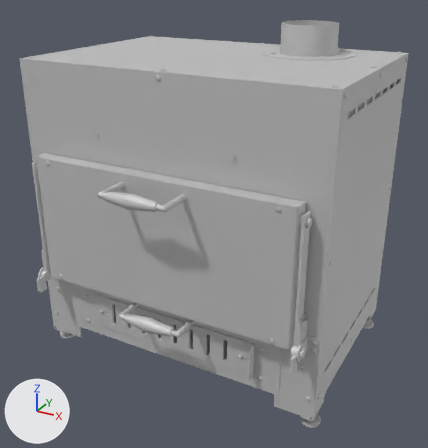
The glTF model yamay-horno/horno.glb as it was, and as the next commit left it.
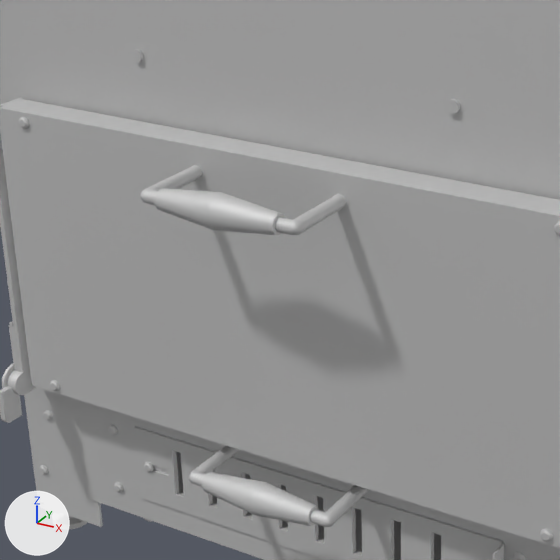
The first picture shows the older version from a 50 mm camera at (0.603, -1.12, 0.82) aimed at (0.023, -0.066, 0.293). The close-ups show the older and then the newer version on the part from 9% to 65% of the width and 25% to 78% of the height of that picture. Only the edits that show in the close-ups are written down. Lighting does not change. The marker at lower left points along +X, +Y and +Z. Where no turn or scale is listed for an object, it has been applied to the vertices. Vertices at exactly the same position are counted once.

In view in the first close-up: 'Asklada U#1', 'Asklada front#1', 'Fjaderarm vanster#1', 'Front#1', 'Gangjarnsora vanster#1', 'Handtag fjader#ask#1', 'Handtag fjader#lucka#1', 'Lucka front#1', 'Lucka insida#1', 'Spjall#1' and 16 more.
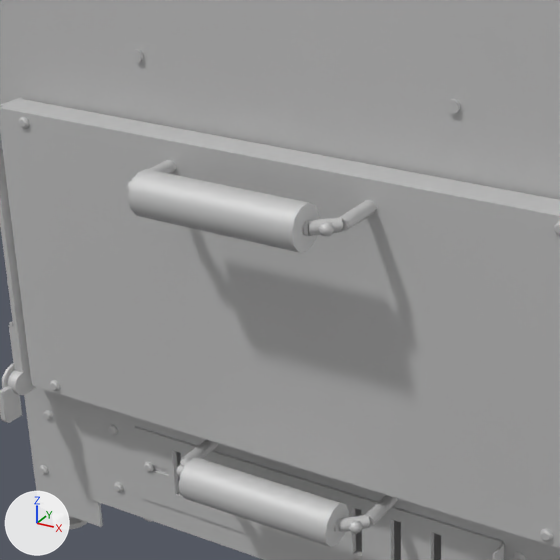
Changed parts and their boxes (x1, y1, x2, y2) in the close-ups (560 x 560 px):
'Handtag fjader#lucka#1', reshaped, moved (21% wider, 29% taller): before (140, 165, 346, 236); after (126, 160, 376, 252)
'Handtag fjader#ask#1', reshaped, moved: before (188, 446, 369, 527); after (176, 439, 398, 547)
part 1 of me_yamay_horno___handtag_fjader, added: after (126, 160, 398, 547)
part 2 of me_yamay_horno___handtag_fjader, deleted: before (140, 165, 369, 527)

The change, as a list of edits to the scene's bpy script:
```text
Change me_yamay_horno___handtag_fjader:
    used by ob_handtag_fjader_lucka_1; parent = ob_lucka; location = (0.0, -0.17, 0.0)
    remove me_yamay_horno___handtag_fjader.from_pydata(...)  # 107 vertices, 210 faces; spans x -0.075..0.075, y -0.277..-0.248, z -0.344..-0.235
    remove me_yamay_horno___handtag_fjader.materials.append(mat_steel___satin)  # light grey #cbcbcb
    add me_yamay_horno___handtag_fjader.from_pydata(...)  # 150 vertices, 296 faces; spans x -0.102..0.102, y -0.451..-0.413, z -0.344..-0.235
    me_yamay_horno___handtag_fjader part 1: 150 vertices added at x -0.102..0.102, y -0.451..-0.413, z -0.344..-0.235
    me_yamay_horno___handtag_fjader part 2: 107 vertices removed from x -0.075..0.075, y -0.277..-0.248, z -0.344..-0.235
    add me_yamay_horno___handtag_fjader.materials.append(mat_rostfritt_304)  # light grey #cbcbcb
Change ob_handtag_fjader_lucka_1:
    ob_handtag_fjader_lucka_1.location: (0.0, -0.17, 0.0) -> (0.0, 0.0, 0.0)
Change ob_handtag_fjader_ask_1:
    ob_handtag_fjader_ask_1.location: (0.0, 0.107, 0.033) -> (0.0, 0.282, 0.033)
```
